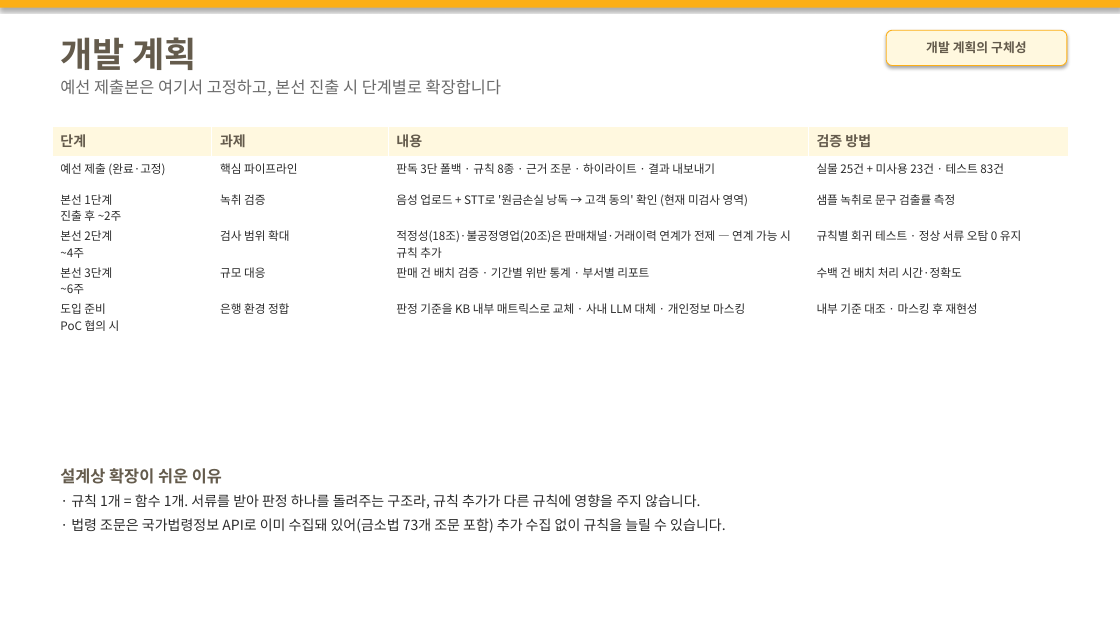
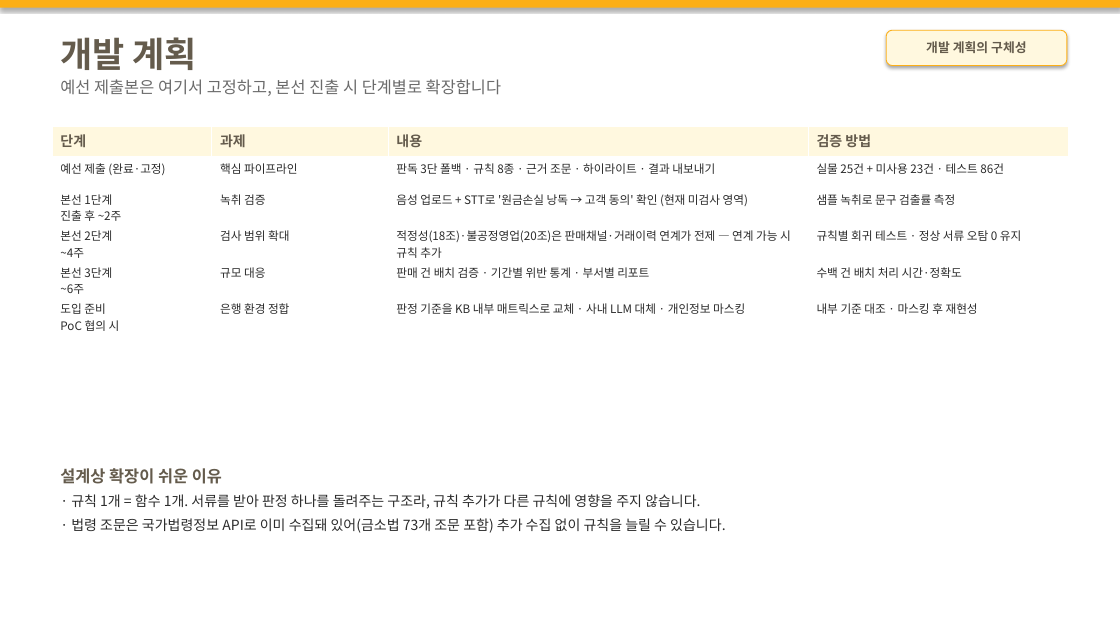
Before and after one commit to M0282/26KBAI_LW, a slide deck: slide 20 of docs/기술설명서_초안.pptx (slide 19 before the commit). Drawn at 1120x630 pixels with LibreOffice and Linux fonts; fonts in the diff are those of the drawing. Boxes give left, top, right and bottom in pixels: in the first picture for what was removed or moved away, otherwise in the second. Text is boxed around its words. In the diff, an @@ line names an element or a change of style, - is before the commit and + after.

```diff
--- a/docs/기술설명서_초안.pptx
+++ b/docs/기술설명서_초안.pptx
@@ table at bbox=[52, 126, 1069, 335] @@
-row 2, column 4: 실물 25건 + 미사용 23건 · 테스트 83건
+row 2, column 4: 실물 25건 + 미사용 23건 · 테스트 86건
```
Also in this commit, not shown: 3 other slides changed, 1 slide added, 1 other file.
